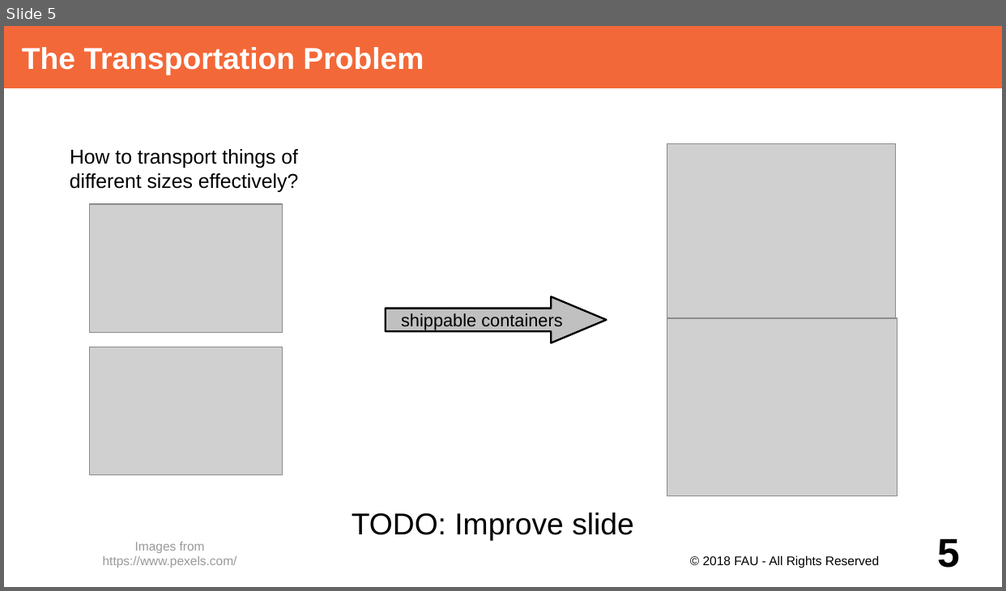
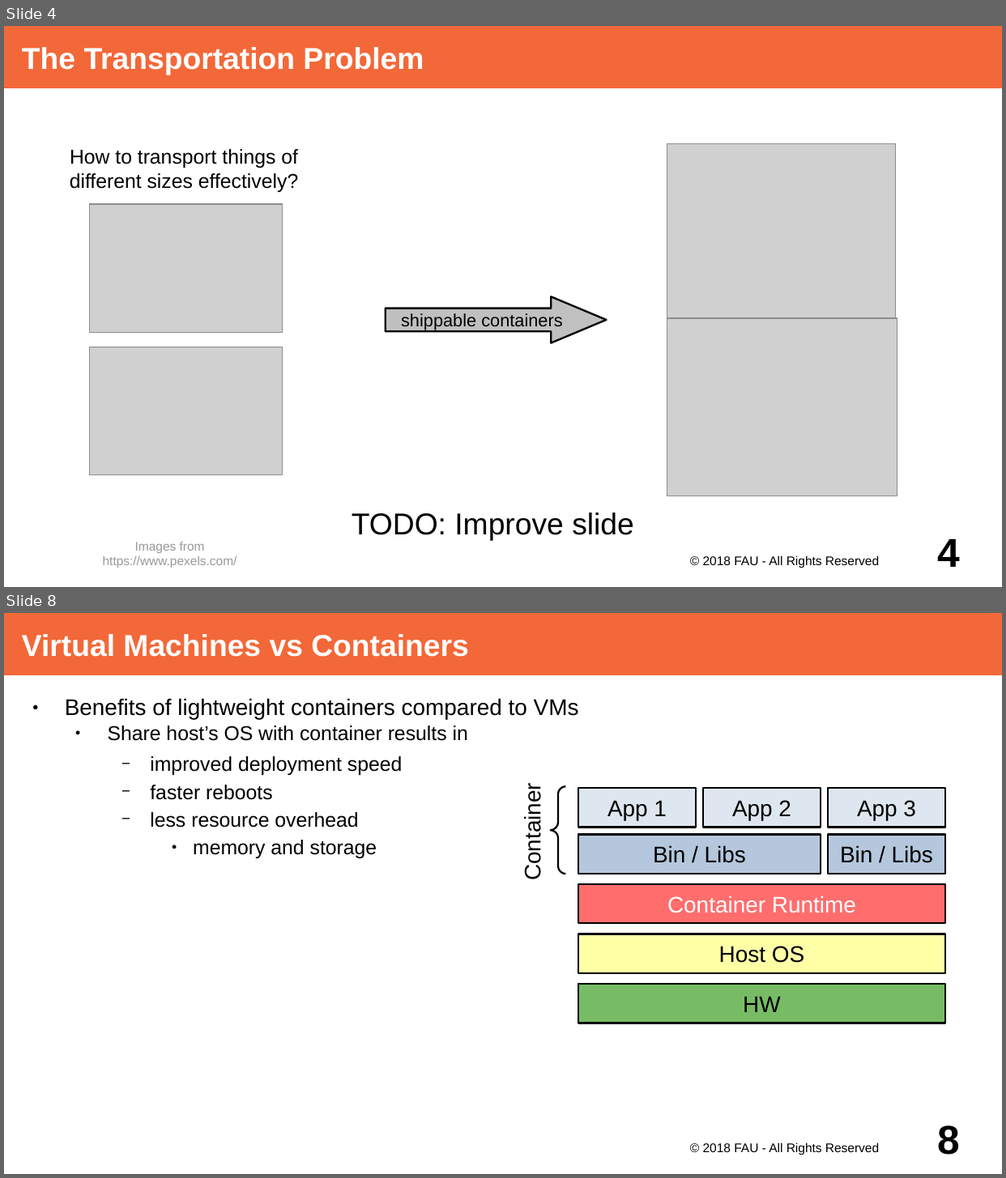
Before and after one commit to dirkriehle/adap-course, a slide deck: Lecture Slides/ADAP Z01 - Containerization.odp. Shown one above the other, each under a label of ours: slide 5 before the commit, slides 4 and 8 after it; the slides between them are not shown. The pictures are 1006x591 and 1006x1178 pixels, drawn with LibreOffice and Linux fonts; fonts in the diff are those of the drawing; grey boxes stand for pictures. Boxes give left, top, right and bottom in pixels: in the first picture for what was removed or moved away, otherwise in the second. Text is boxed around its words. In the diff, an @@ line names an element or a change of style, - is before the commit and + after.

Commit message:
Extend containerization slides

```diff
--- a/Lecture Slides/ADAP Z01 - Containerization.odp
+++ b/Lecture Slides/ADAP Z01 - Containerization.odp
@@ slide 8 added at box(4, 613, 1002, 1174), background #FFFFFF @@
@@ title added at box(4, 613, 1002, 675), fill #F36838, 24 pt, text #FFFFFF, bold @@
+Virtual Machines vs Containers
@@ text added at box(65, 698, 579, 858), 16 pt, text #000000 @@
+● Benefits of lightweight containers compared to VMs
+  ● Share host’s OS with container results in
+    − improved deployment speed
+    − faster reboots
+    − less resource overhead
+      ● memory and storage
@@ text added at box(520, 793, 545, 878), 18 pt, text #000000 @@
+Container
@@ freeform shape added at box(551, 787, 566, 875), outline #000000 1.45 pt @@
@@ rectangle added at box(578, 788, 696, 827), fill #DEE6EF, outline #000000 1.5 pt, 18 pt, text #000000 @@
+App 1
@@ rectangle added at box(703, 788, 820, 827), fill #DEE6EF, outline #000000 1.5 pt, 18 pt, text #000000 @@
+App 2
@@ rectangle added at box(828, 788, 946, 827), fill #DEE6EF, outline #000000 1.5 pt, 18 pt, text #000000 @@
+App 3
@@ rectangle added at box(578, 835, 696, 874), fill #B4C7DC, outline #000000 1.5 pt, 18 pt, text #000000 @@
+Bin / Libs
@@ rectangle added at box(578, 835, 820, 874), fill #B4C7DC, outline #000000 1.5 pt, 18 pt, text #000000 @@
+Bin / Libs
@@ rectangle added at box(828, 835, 946, 874), fill #B4C7DC, outline #000000 1.5 pt, 18 pt, text #000000 @@
+Bin / Libs
@@ rectangle added at box(578, 884, 946, 923), fill #FF6D6D, outline #000000 1.5 pt, 18 pt, text #FFFFFF @@
+Container Runtime
@@ rectangle added at box(578, 935, 946, 973), fill #FFFFA6, outline #000000 1.5 pt, 18 pt, text #000000 @@
+Host OS
@@ rectangle added at box(578, 984, 946, 1023), fill #77BC65, outline #000000 1.5 pt, 18 pt, text #000000 @@
+HW
@@ text added at box(703, 1143, 879, 1156), 10 pt, text #000000 @@
+© 2018 FAU - All Rights Reserved
@@ page number added at box(937, 1126, 960, 1155), 32 pt, text #000000, bold @@
+8
@@ what was slide 5 is now slide 4 @@
@@ page number at box(937, 539, 960, 567): text changed @@
-5
+4
```
Also in this commit, not shown: 5 slides changed, 3 other slides added.
